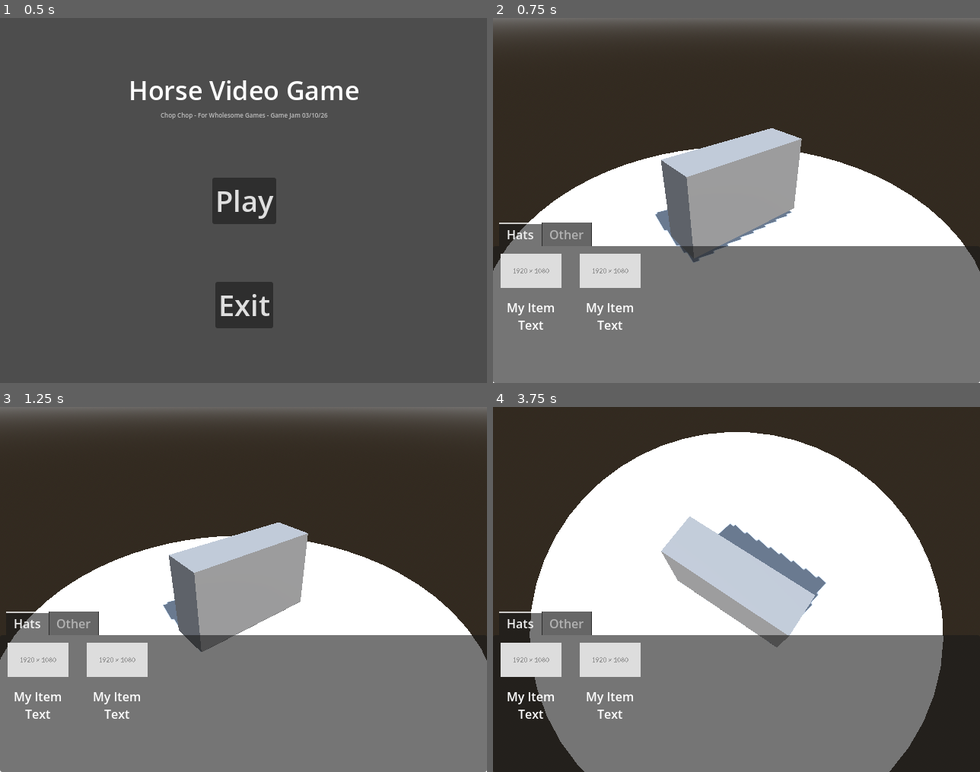
Above: before the commit, frames 1-4 (two rows, left to right).
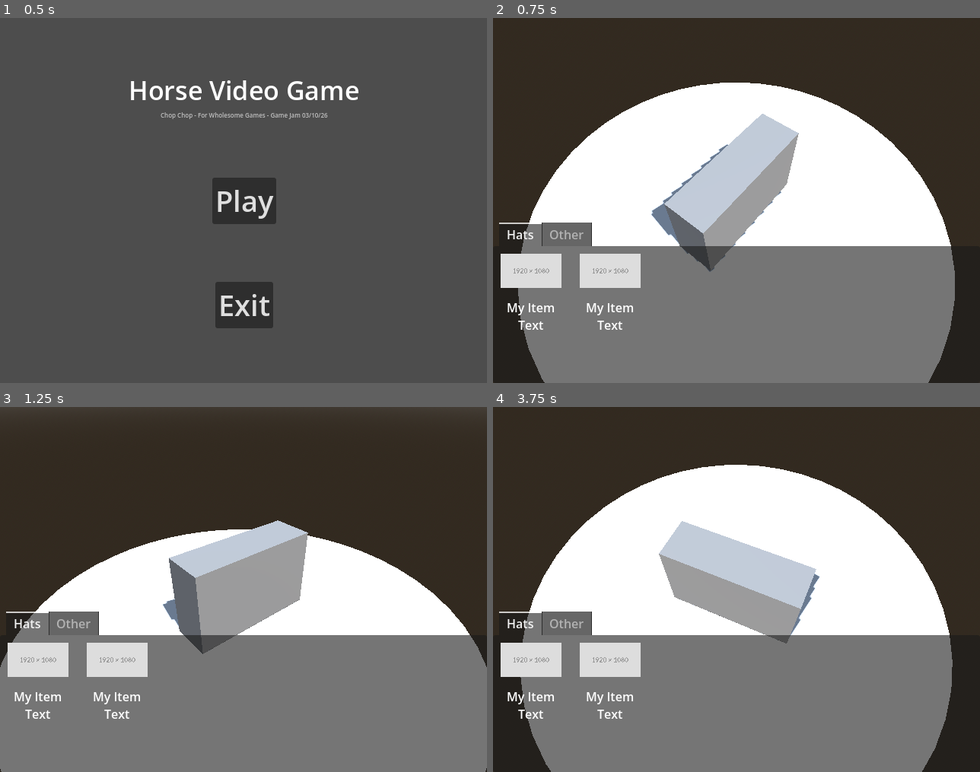
Above: after the commit, the same moments.

Repository: lukewhitingdev/gamejam-Bradys-Day-Out
Game: Godot game, scene res://Maps/MainMenuMap.tscn
Two runs of this game, one before a commit and one after it. Both use one fixed random seed, a clock stepped at 60 frames per second and the inputs below. The engine's default icon, where the game draws it, is replaced by a stand-in: a white triangle on a blue panel in a dark square.
Inputs (mouse positions are in pixels of both pictures, inside the frame that each line leads up to):
- Up to frame 1 (0.5 s): no input
- Up to frame 2 (0.75 s): click "Play" at 0.5 s
- Up to frame 3 (1.25 s): no input
- Up to frame 4 (3.75 s): move the mouse to (843, 571) at 1.27 s; hold Right mouse button (Right_Click) 1.28-2.03 s; move the mouse to (712, 589) at 2.02 s; right-click (712, 589) at 2.1 s; move the mouse to (785, 509) at 2.77 s; hold Right mouse button (Right_Click) 2.78-3.53 s; tap Enter at 3.5 s; move the mouse to (731, 596) at 3.52 s; right-click (731, 596) at 3.6 s

Frame 1 is identical in both runs. In frame 2, 24% of the frame differs, in the area x 0-100%, y 0-100%; in frame 3, 4.6%; in frame 4, 12%.

Commit message:
Add dressup cam slerping

Diff:
--- a/app/chopchop/GameObjects/dressup_camera.gd
+++ b/app/chopchop/GameObjects/dressup_camera.gd
@@ -1,14 +1,21 @@
 extends Node3D
+
+var bMouseLook: bool = false
+var TargetRotation: Vector3 = Vector3()
+
+const DegToRad = 0.0174533
 
 # Called when the node enters the scene tree for the first time.
 func _ready() -> void:
-	pass # Replace with function body.
+	TargetRotation = $SpringArm3D.rotation
+	$SpringArm3D.rotation_degrees = Vector3(-89, 0, -60)
 
 # Called every frame. 'delta' is the elapsed time since the previous frame.
 func _process(delta: float) -> void:
-	pass
-
-var bMouseLook: bool = false
+	var CurrentRotQuat: Quaternion = Quaternion.from_euler($SpringArm3D.rotation)
+	var TargetRotQuat: Quaternion = Quaternion.from_euler(TargetRotation)
+	$SpringArm3D.rotation = CurrentRotQuat.slerp(TargetRotQuat, (1 - delta) * 0.075).get_euler()
+	$SpringArm3D.rotation.z = 0.0
 
 func _unhandled_input(event: InputEvent) -> void:
 	if event.is_action_pressed("Right_Click"):
@@ -20,6 +27,6 @@
 		Input.set_mouse_mode(Input.MOUSE_MODE_VISIBLE)
 
 	if event is InputEventMouseMotion && bMouseLook:
-		$SpringArm3D.rotation_degrees.y -= event.relative.x * 0.3
-		$SpringArm3D.rotation_degrees.x -= event.relative.y * 0.3
-		$SpringArm3D.rotation_degrees.x = clamp($SpringArm3D.rotation_degrees.x, -89, 2)
+		TargetRotation.y -= event.relative.x * 0.3 * DegToRad
+		TargetRotation.x -= event.relative.y * 0.3 * DegToRad
+		TargetRotation.x = clamp(TargetRotation.x, -89 * DegToRad, 2 * DegToRad)
